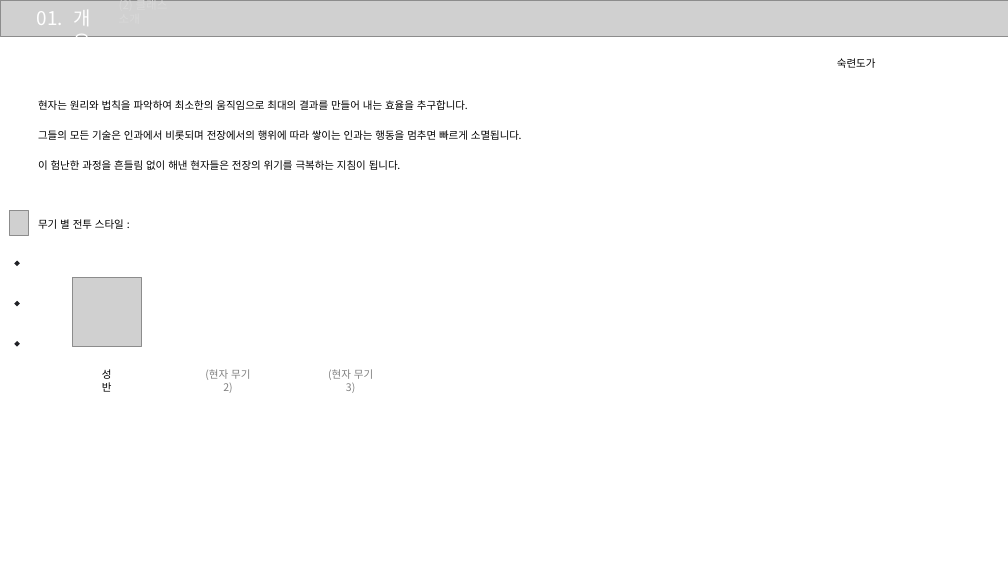
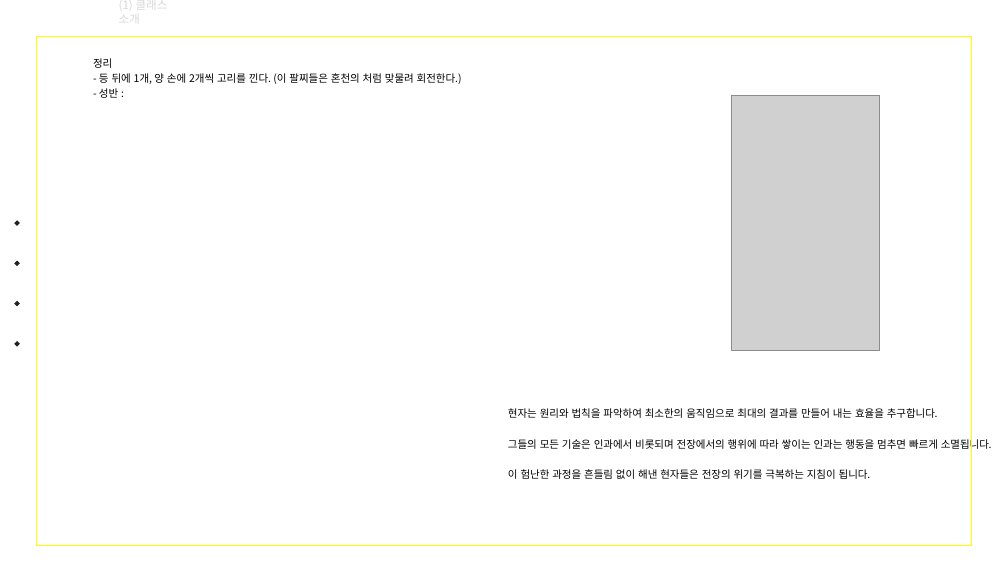
Before and after one commit to hjs0913/GameDesign, a slide deck: slide 3 of 크로노오디세이_전투기획자/사전과제/[과제전형] [Chrono Odyssey] 캐릭터 전투 기획자 모집 _ 홍진선 과제 제출.pptx (slide 5 before the commit). Drawn at 1008x567 pixels with LibreOffice and Linux fonts; fonts in the diff are those of the drawing; grey boxes stand for pictures; background and template pictures are left out. Boxes give left, top, right and bottom in pixels: in the first picture for what was removed or moved away, otherwise in the second. Text is boxed around its words. In the diff, an @@ line names an element or a change of style, - is before the commit and + after.

Commit message:
현자 - 백업

```diff
--- a/크로노오디세이_전투기획자/사전과제/[과제전형] [Chrono Odyssey] 캐릭터 전투 기획자 모집 _ 홍진선 과제 제출.pptx
+++ b/크로노오디세이_전투기획자/사전과제/[과제전형] [Chrono Odyssey] 캐릭터 전투 기획자 모집 _ 홍진선 과제 제출.pptx
@@ picture removed at [0,0,1008,36] @@
@@ text added at [36,7,64,29], 18 pt, text #FFFFFF @@
+01.
@@ text removed at [37,11,63,25] @@
-01.
@@ text removed at [74,10,91,37] @@
-개요
@@ text at [119,0,133,13]: text changed @@
-(2) 클래스 소개
+(1) 클래스 소개
@@ rectangle added at [36,36,971,545], outline #FFFF00 1.5 pt @@
@@ text added at [74,36,91,37], 18 pt, text #FFFFFF @@
+개요
@@ text added at [93,58,462,98], 10 pt, text #000000 @@
+정리
+- 등 뒤에 1개, 양 손에 2개씩 고리를 낀다. (이 팔찌들은 혼천의 처럼 맞물려 회전한다.)
+- 성반 :
@@ text removed at [837,58,876,68] @@
-숙련도가
@@ picture added at [731,95,880,351] @@
@@ picture removed at [9,211,28,235] @@
@@ diamond added at [14,220,20,225], fill #212227 @@
@@ text removed at [38,219,124,229] @@
-무기 별 전투 스타일 :
@@ picture removed at [72,278,141,347] @@
@@ text removed at [102,369,112,392] @@
-성반
@@ text removed at [205,369,250,393] @@
-(현자 무기 2)
@@ text removed at [328,369,373,393] @@
-(현자 무기 3)
@@ text "현자는 원리와 법칙을 파악하여 최소한의 ...": place and size @@
-text "현자는 원리와 법칙을 파악하여 최소한의 ..." at [38,100,522,170]
+text "현자는 원리와 법칙을 파악하여 최소한의 ..." at [508,408,992,479]
```
Also in this commit, not shown: 3 other slides changed, 3 slides added, 1 slide removed, 33 other files.
